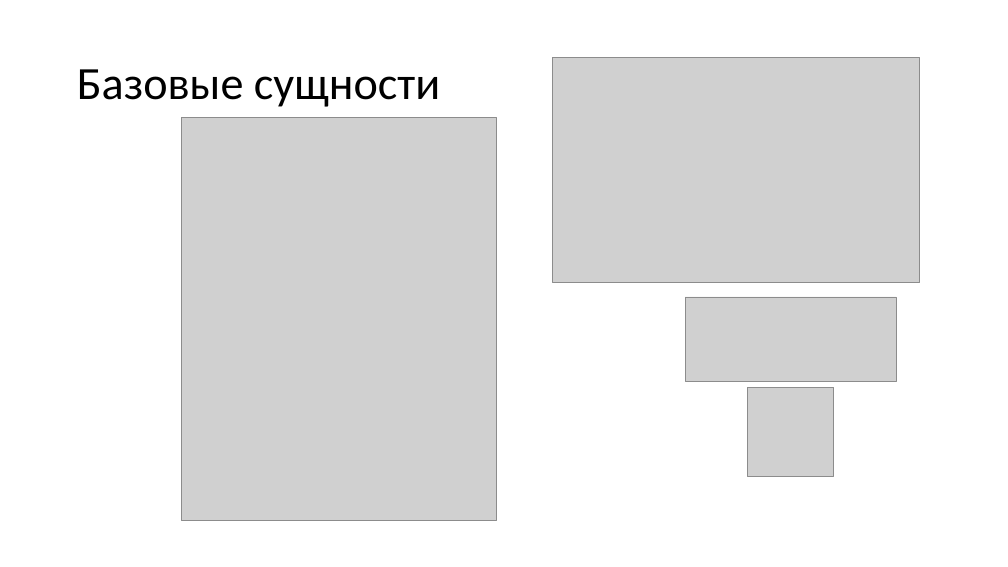
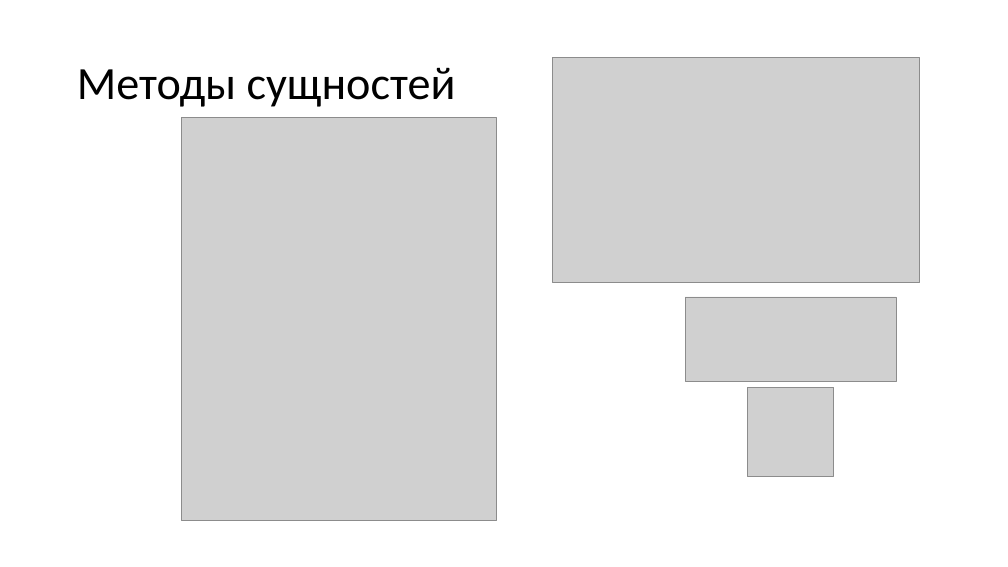
Before and after one commit to lemm17/gachigram, a slide deck: slide 19 of Презентации/3/3.pptx. Drawn at 1008x567 pixels with LibreOffice and Linux fonts; fonts in the diff are those of the drawing; grey boxes stand for pictures. Boxes give left, top, right and bottom in pixels: in the first picture for what was removed or moved away, otherwise in the second. Text is boxed around its words. In the diff, an @@ line names an element or a change of style, - is before the commit and + after.

```diff
--- a/Презентации/3/3.pptx
+++ b/Презентации/3/3.pptx
@@ title at [77, 67, 456, 107]: text changed @@
-Базовые сущности
+Методы сущностей
```
Also in this commit, not shown: 4 other slides changed, 1 other file.
